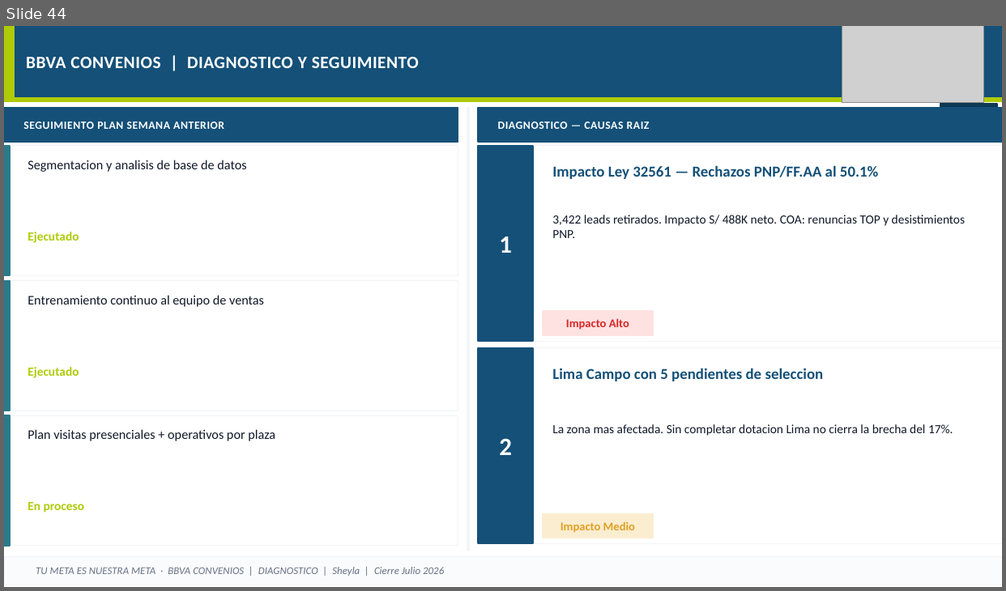
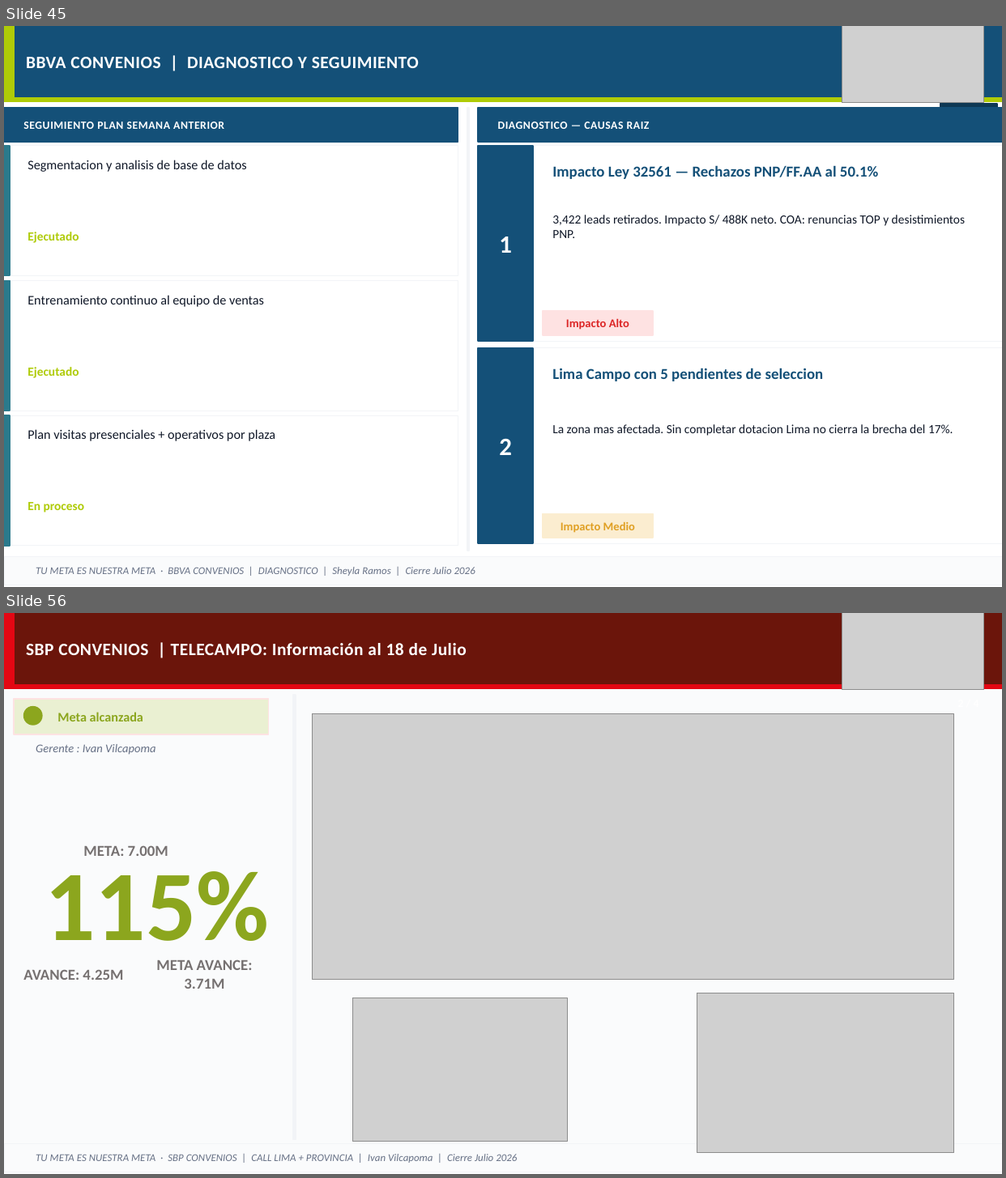
Before and after one commit to piere0405/streamlit_app, a slide deck: plantilla_campanias.pptx. Shown one above the other, each under a label of ours: slide 44 before the commit, slides 45 and 56 after it; the slides between them are not shown. The pictures are 1006x591 and 1006x1178 pixels, drawn with LibreOffice and Linux fonts; fonts in the diff are those of the drawing; grey boxes stand for pictures. Boxes give left, top, right and bottom in pixels: in the first picture for what was removed or moved away, otherwise in the second. Text is boxed around its words. In the diff, an @@ line names an element or a change of style, - is before the commit and + after.

```diff
--- a/plantilla_campanias.pptx
+++ b/plantilla_campanias.pptx
@@ slide 56 added at <box>4,613,1002,1174</box>, background #FAFBFC @@
@@ rectangle added at <box>4,613,1002,685</box>, fill #6B150B, outline #6B150B 1 pt @@
@@ rectangle added at <box>4,613,14,685</box>, fill #E30713, outline #E30713 1 pt @@
@@ picture added at <box>842,613,983,690</box> @@
@@ text added at <box>26,643,467,655</box>, 12.5 pt, text #FFFFFF, bold @@
+SBP CONVENIOS | TELECAMPO: Información al 18 de Julio
@@ rectangle added at <box>4,685,1002,689</box>, fill #E30713, outline #E30713 1 pt @@
@@ rectangle added at <box>14,699,268,735</box>, fill #EAF0D2, outline #FEE2E2 1 pt @@
@@ ellipse added at <box>24,707,42,725</box>, fill #8CA61E, outline #8CA61E 1 pt @@
@@ rectangle added at <box>293,695,296,1139</box>, fill #F2F4F7, outline #F2F4F7 1 pt @@
@@ text added at <box>57,712,143,722</box>, 9.5 pt, text #8CA61E, bold @@
+Meta alcanzada
@@ picture added at <box>313,713,954,979</box> @@
@@ text added at <box>36,744,155,755</box>, 8.5 pt, text #667085, italic @@
+Gerente : Ivan Vilcapoma
@@ text added at <box>83,845,168,856</box>, 11 pt, text #767171, bold @@
+META: 7.00M
@@ text added at <box>44,871,269,963</box>, 72 pt, text #8CA61E, bold @@
+115%
@@ text added at <box>23,969,123,980</box>, 11 pt, text #767171, bold @@
+AVANCE: 4.25M
@@ text added at <box>156,960,253,989</box>, 11 pt, text #767171, bold @@
+META AVANCE: 3.71M
@@ picture added at <box>352,999,567,1142</box> @@
@@ picture added at <box>697,993,954,1153</box> @@
@@ rectangle added at <box>4,1144,1002,1172</box>, fill #FAFBFC, outline #F2F4F7 0.3 pt @@
@@ text added at <box>36,1154,517,1163</box>, 7.5 pt, text #667085, italic @@
+TU META ES NUESTRA META · SBP CONVENIOS | CALL LIMA + PROVINCIA | Ivan Vilcapoma | Cierre Julio 2026
@@ what was slide 44 is now slide 45 @@
@@ slide 45 changed as well @@
@@ text at <box>36,567,475,576</box>: text changed @@
-TU META ES NUESTRA META · BBVA CONVENIOS | DIAGNOSTICO | Sheyla | Cierre Julio 2026
+TU META ES NUESTRA META · BBVA CONVENIOS | DIAGNOSTICO | Sheyla Ramos | Cierre Julio 2026
```
Also in this commit, not shown: 10 other slides changed, 20 other slides added, 5 other files.
